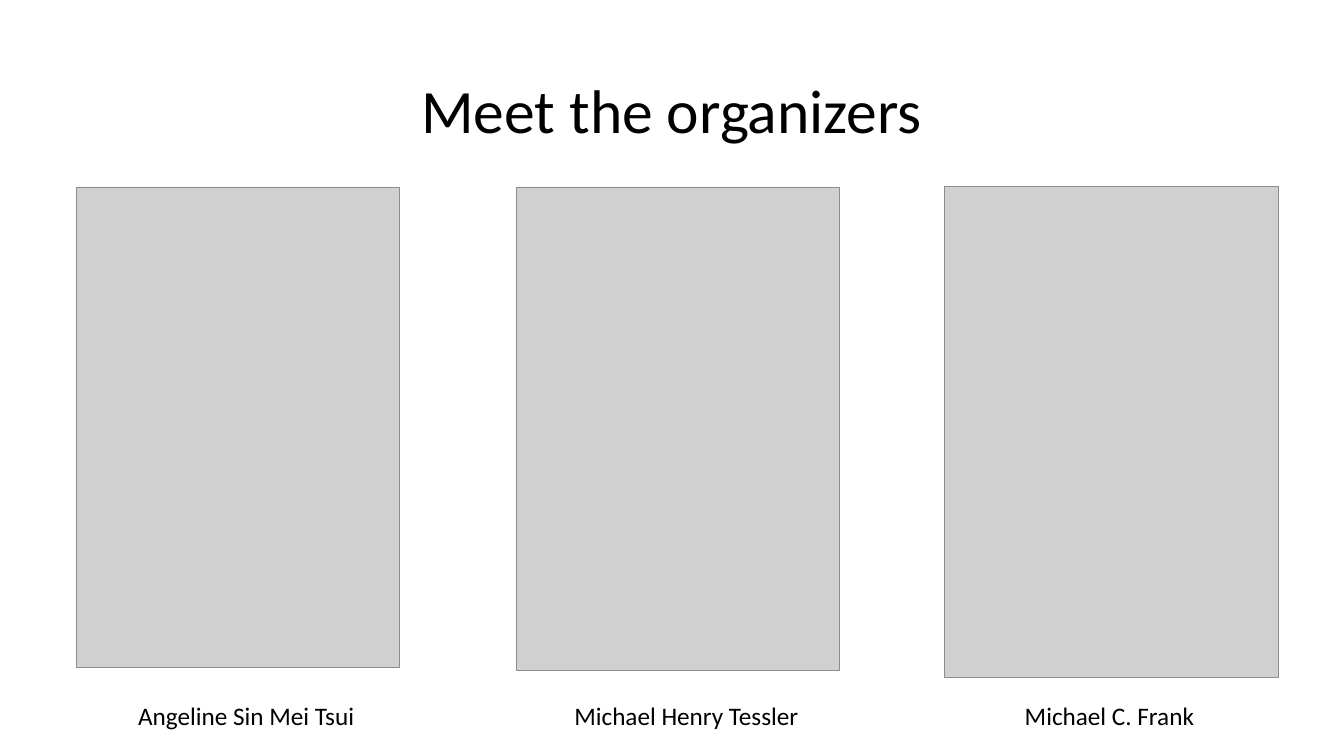
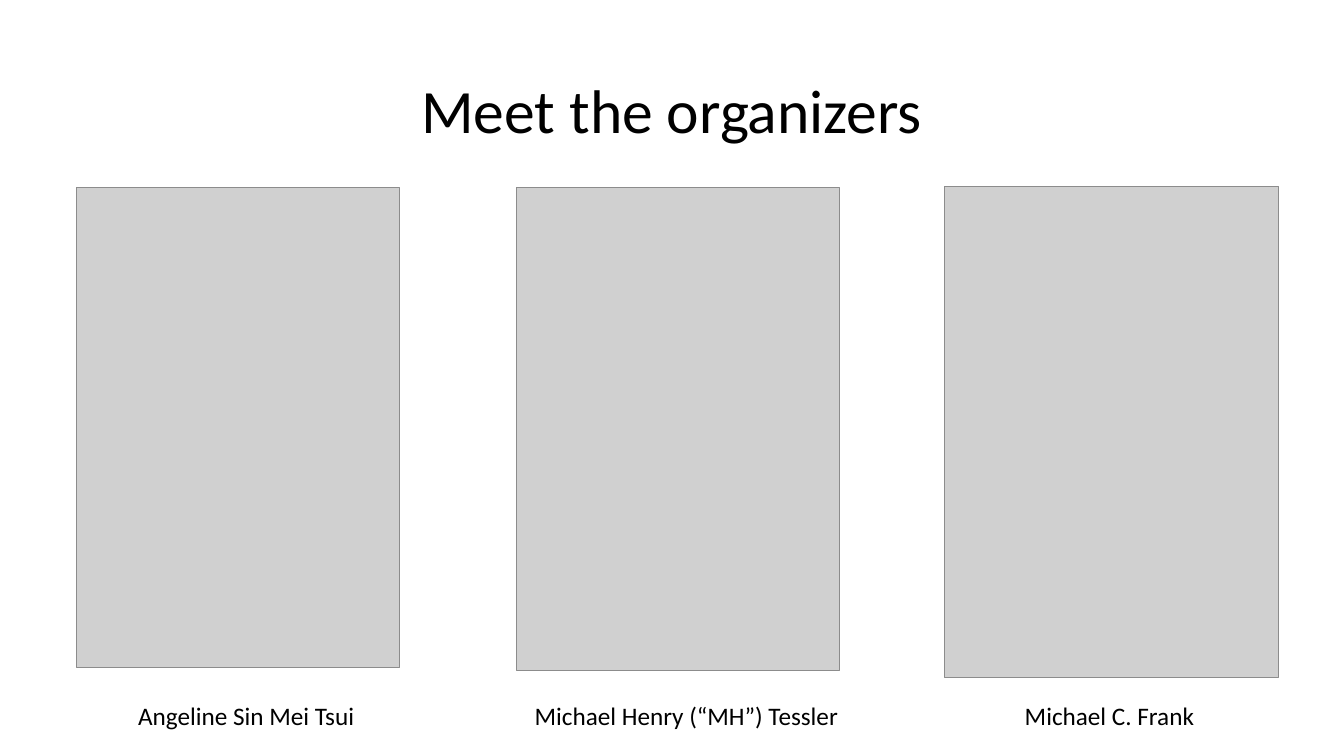
Before and after one commit to angelinetsui/srcd2021_bayesian, a slide deck: slide 2 of Intro_slides.pptx. Drawn at 1344x756 pixels with LibreOffice and Linux fonts; fonts in the diff are those of the drawing; grey boxes stand for pictures. Boxes give left, top, right and bottom in pixels: in the first picture for what was removed or moved away, otherwise in the second. Text is boxed around its words. In the diff, an @@ line names an element or a change of style, - is before the commit and + after.

```diff
--- a/Intro_slides.pptx
+++ b/Intro_slides.pptx
@@ text at (535,706,837,729): text changed @@
-Michael Henry Tessler
+Michael Henry (“MH”) Tessler
```
Also in this commit, not shown: 2 other slides changed.
